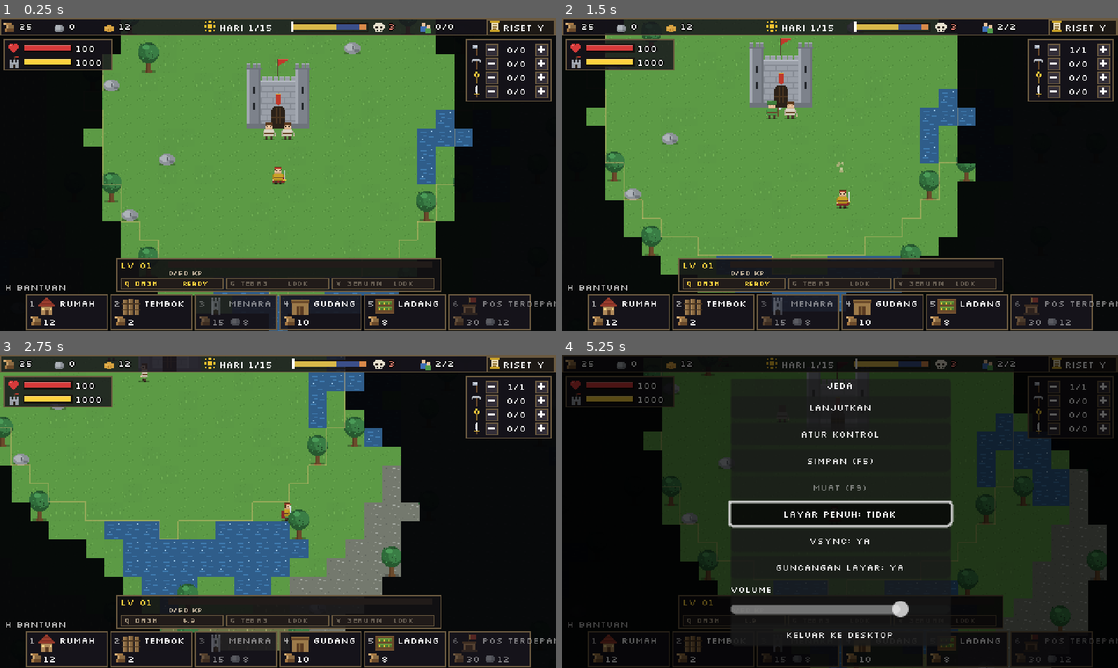
Above: before the commit, frames 1-4 (two rows, left to right).
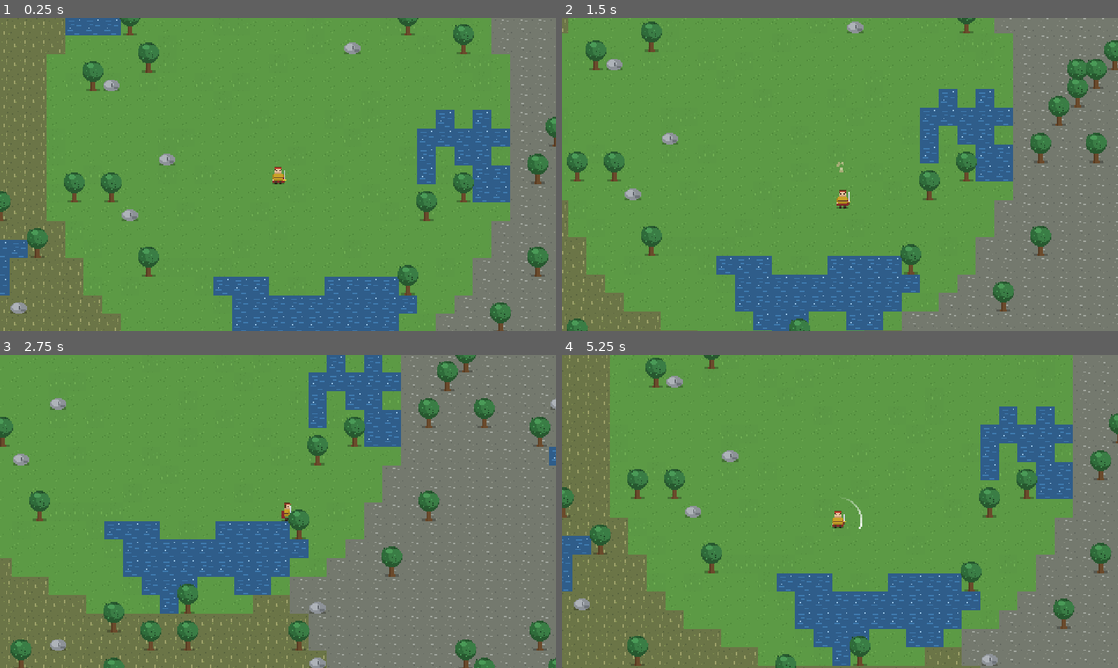
Above: after the commit, the same moments.

Repository: shimleabyte/hold-the-keep
Game: Godot game, scene res://scenes/main.tscn
Two runs of this game, one before a commit and one after it. Both use one fixed random seed, a clock stepped at 60 frames per second and the inputs below.
Inputs (mouse positions are in pixels of both pictures, inside the frame that each line leads up to):
- Up to frame 1 (0.25 s): no input
- Up to frame 2 (1.5 s): tap Enter at 0.5 s; move the mouse to (962, 158) at 0.52 s; hold D (move_right) 0.53-1.28 s; tap C (ability_cleave) at 0.6 s; click (962, 158) at 0.67 s; tap Space at 0.77 s; move the mouse to (728, 190) at 1.27 s; hold S (move_down) from 1.28 s (still down); tap Q (ability_dash) at 1.35 s
- Up to frame 3 (2.75 s): tap Space at 1.52 s; move the mouse to (333, 442) at 2.02 s; release S (move_down) at 2.03 s; hold D (move_right) from 2.03 s (still down); tap V (ability_rally) at 2.1 s
- Up to frame 4 (5.25 s): move the mouse to (812, 574) at 2.77 s; release D (move_right) at 2.78 s; hold W (move_up) 2.78-3.53 s; tap F (attack) at 2.85 s; click (812, 574) at 2.92 s; tap Space at 3.02, 3.77, 4.52 s; move the mouse to (1006, 558) at 3.52 s; hold E (interact) 3.53-4.28 s; hold A (move_left) 3.53-5.03 s; move the mouse to (673, 464) at 4.27 s; tap Shift (sprint) at 4.35 s; move the mouse to (867, 511) at 5.02 s; hold S (move_down) from 5.03 s (still down); tap P at 5.1 s; click (867, 511) at 5.17 s

The runs differ from the first frame. In frame 1, 58% of the frame differs, in the area x 0-100%, y 0-100%; in frame 2, 59%; in frame 3, 57%; in frame 4, 100%.
Error after the commit: Parse Error: Could not find type "HudChip" in the current scope. (res://scripts/ui/hud.gd:76)

Commit message:
Prepare HUD for map and stage controls

Diff:
--- a/scripts/ui/hud.gd
+++ b/scripts/ui/hud.gd
@@ -3,6 +3,7 @@
 ## bar boss, bar bangunan (bisa diklik), bantuan (H), dan layar game over / menang.
 
 const PIXEL_FONT := preload("res://scripts/ui/pixel_font.gd")
+const MAP_PANEL_SCRIPT := preload("res://scripts/ui/world_map_panel.gd")
 const ICONS := {
     "wood": preload("res://assets/sprites/icon_wood.svg"),
     "stone": preload("res://assets/sprites/icon_stone.svg"),
@@ -55,6 +56,8 @@
     ["P / ESC", "MENU"],
     ["F5 / F9", "SIMPAN / MUAT"],
     ["F3", "TAMPILKAN FPS"],
+    ["TAB", "PETA WILAYAH"],
+    ["JOBS", "PANEL KUOTA"],
 ]
 
 var _font: Font
@@ -70,6 +73,13 @@
 var _iron: Label
 var _iron_icon: TextureRect
 var _tech_btn: TechButton
+var _map_button: HudChip
+var _jobs_button: HudChip
+var _jobs_panel: Panel
+var _map_backdrop: ColorRect
+var _map_panel: Control
+var _stage_label: Label
+var _stage_bar: StatBar
 var _research_panel: Panel
 var _research_name: Label
 var _research_bar: StatBar
@@ -103,6 +113,7 @@
 
     _build_top_bar()
     _build_vitals()
+    _build_stage_bar()
     _build_combat_bar()
     _build_jobs()
     _build_boss_bar()
@@ -110,6 +121,7 @@
     _build_help()
     _build_messages()
     _build_overlay()
+    _build_map()
 
     Events.resource_changed.connect(_on_resource_changed)
     Events.build_selected.connect(_on_build_selected)
@@ -122,6 +134,7 @@
     Events.event_triggered.connect(_on_event)
     Events.village_changed.connect(_on_village_changed)
     Events.tech_researched.connect(_on_tech_changed)
+    Events.stage_changed.connect(_on_stage_changed)
     _refresh_resources()
     _refresh_slots()
 
